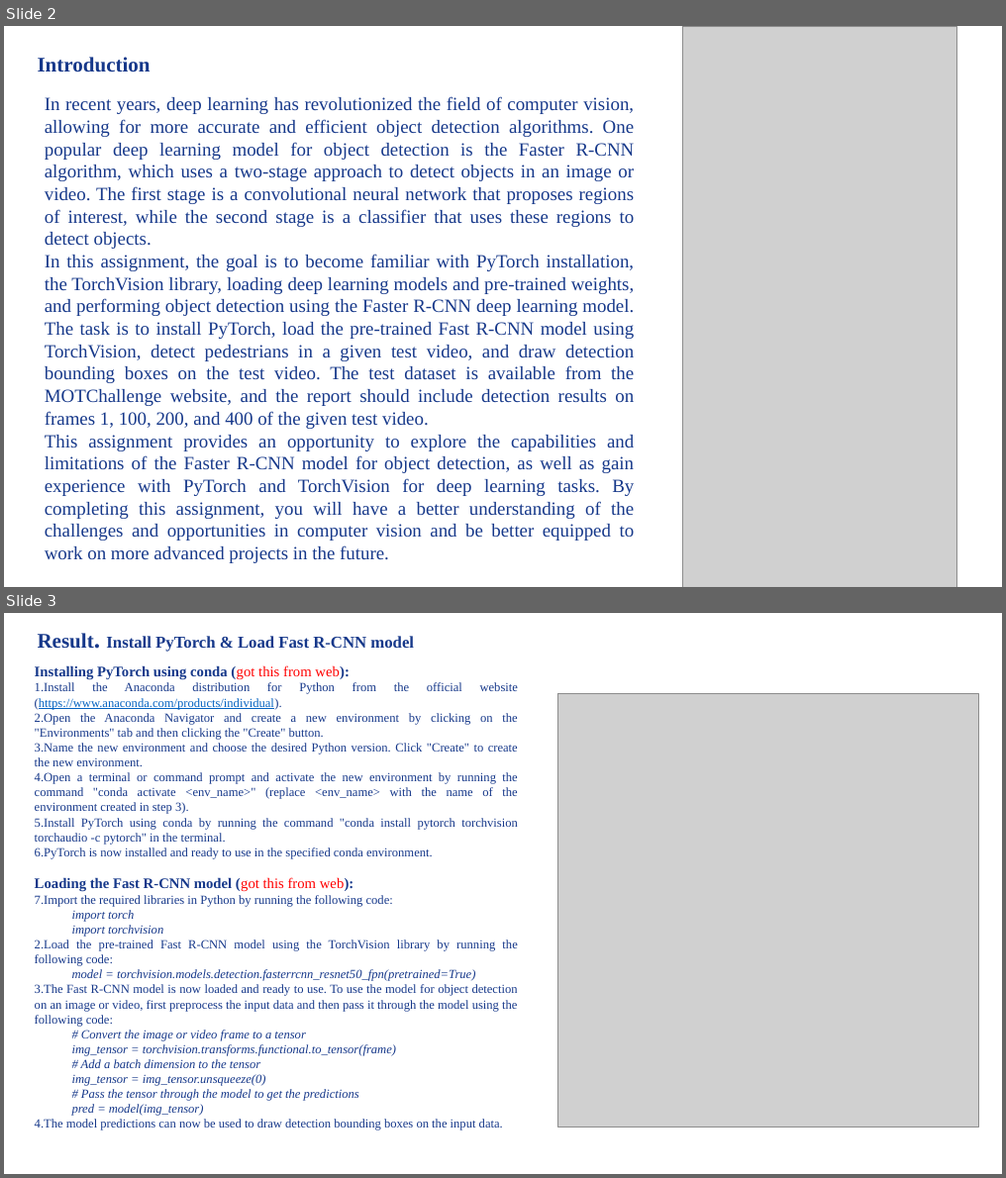
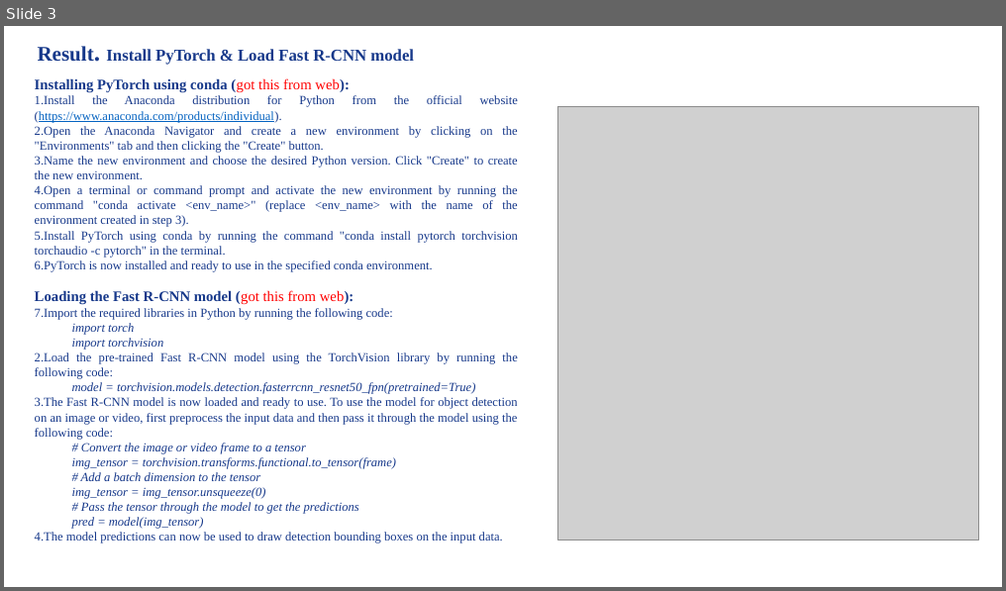
Before and after one commit to DosMiao/2302-Computer-Vision-CS-ECE-8690, a slide deck: CV2023_HW3B/CVSpring2023_Miao_Xuanbo_Assignment#3B.pptx. Shown one above the other, each under a label of ours: slides 2 and 3 before the commit, slide 3 after it. The pictures are 1006x1178 and 1006x591 pixels, drawn with LibreOffice and Linux fonts; fonts in the diff are those of the drawing; grey boxes stand for pictures. Boxes give left, top, right and bottom in pixels: in the first picture for what was removed or moved away, otherwise in the second. Text is boxed around its words. In the diff, an @@ line names an element or a change of style, - is before the commit and + after.

```diff
--- a/CV2023_HW3B/CVSpring2023_Miao_Xuanbo_Assignment#3B.pptx
+++ b/CV2023_HW3B/CVSpring2023_Miao_Xuanbo_Assignment#3B.pptx
@@ slide 2 removed at (x1=4, y1=26, x2=1002, y2=587), background #FFFFFF @@
@@ picture removed at (x1=682, y1=26, x2=957, y2=587) @@
@@ text removed at (x1=38, y1=57, x2=151, y2=73) @@
-Introduction
@@ text removed at (x1=45, y1=96, x2=635, y2=564) @@
-In recent years, deep learning has revolutionized the field of computer vision, allowing for more accurate and efficient object detection algorithms. One popular deep learning model for object detection is the Faster R-CNN algorithm, which uses a two-stage approach to detect objects in an image or video. The first stage is a convolutional neural network that proposes regions of interest, while the second stage is a classifier that uses these regions to detect objects.
-In this assignment, the goal is to become familiar with PyTorch installation, the TorchVision library, loading deep learning models and pre-trained weights, and performing object detection using the Faster R-CNN deep learning model. The task is to install PyTorch, load the pre-trained Fast R-CNN model using TorchVision, detect pedestrians in a given test video, and draw detection bounding boxes on the test video. The test dataset is available from the MOTChallenge website, and the report should include detection results on frames 1, 100, 200, and 400 of the given test video.
-This assignment provides an opportunity to explore the capabilities and limitations of the Faster R-CNN model for object detection, as well as gain experience with PyTorch and TorchVision for deep learning tasks. By completing this assignment, you will have a better understanding of the challenges and opportunities in computer vision and be better equipped to work on more advanced projects in the future.
```
Also in this commit, not shown: 1 slide changed, 1 slide added, 3 other files.
